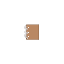
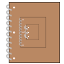
Layered file, before and after one edit (64 × 64). Changes by layer:
renamed "Clipboard copy" to "16x16", moved it above "32x32", painted on it over box(24, 24, 39, 40)
renamed "Rings-16x16" to "32x32", painted on it over box(18, 16, 47, 48)
showed "64x64" over box(6, 2, 60, 63)
